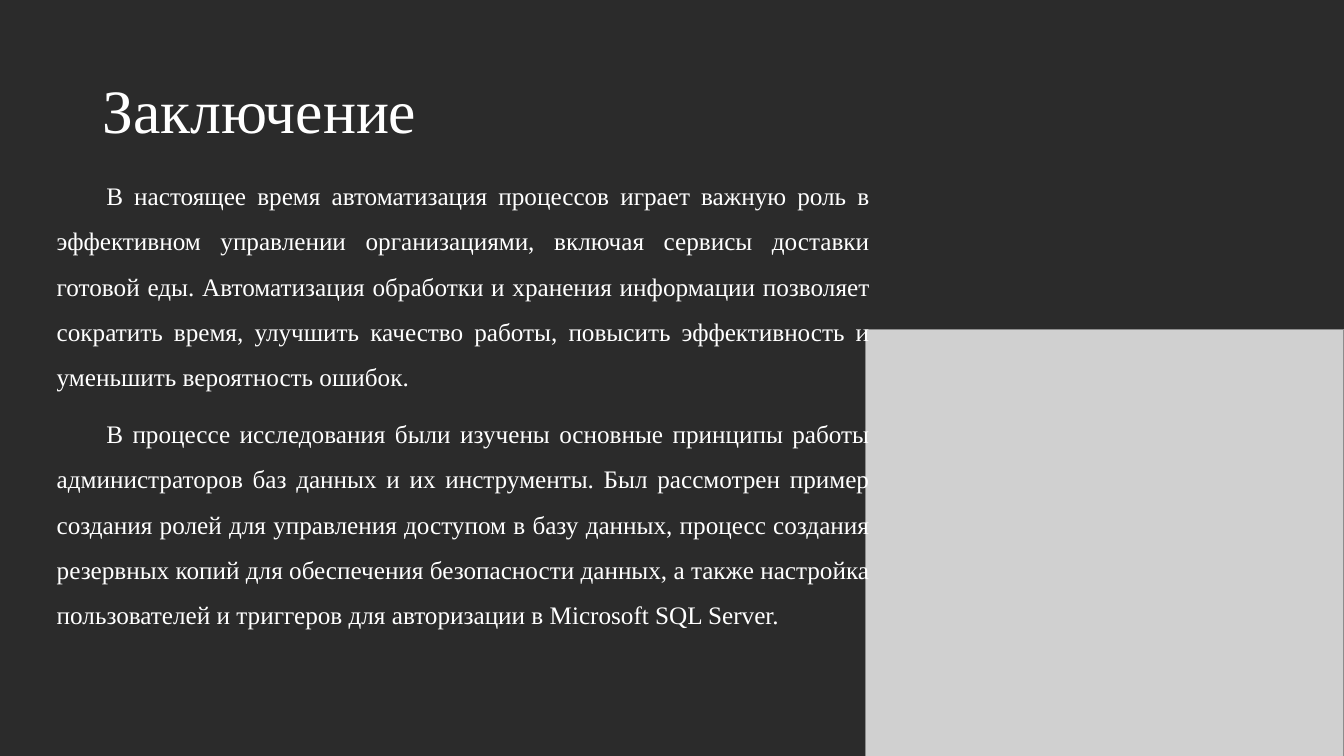
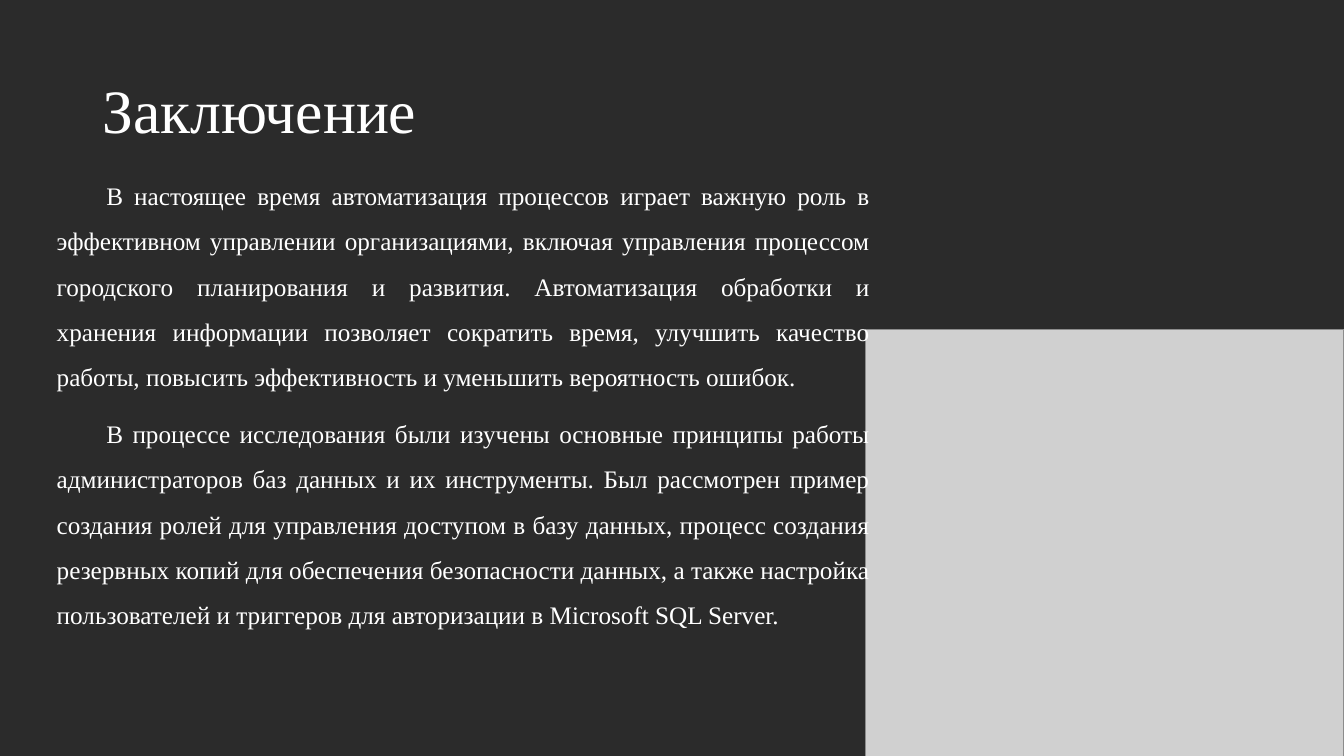
Before and after one commit to EVETuesday/UrbanPlanning, a slide deck: slide 8 of 07.01/07.01_Презентация_КириллинМаксим.pptx (slide 7 before the commit). Drawn at 1344x756 pixels with LibreOffice and Linux fonts; fonts in the diff are those of the drawing; grey boxes stand for pictures; background and template pictures are left out; a plain dark background stands for a picture behind light text. Boxes give left, top, right and bottom in pixels: in the first picture for what was removed or moved away, otherwise in the second. Text is boxed around its words. In the diff, an @@ line names an element or a change of style, - is before the commit and + after.

```diff
--- a/07.01/07.01_Презентация_КириллинМаксим.pptx
+++ b/07.01/07.01_Презентация_КириллинМаксим.pptx
@@ text at (x1=57, y1=188, x2=869, y2=392): text changed @@
-В настоящее время автоматизация процессов играет важную роль в эффективном управлении организациями, включая сервисы доставки готовой еды. Автоматизация обработки и хранения информации позволяет сократить время, улучшить качество работы, повысить эффективность и уменьшить вероятность ошибок.
+В настоящее время автоматизация процессов играет важную роль в эффективном управлении организациями, включая управления процессом городского планирования и развития. Автоматизация обработки и хранения информации позволяет сократить время, улучшить качество работы, повысить эффективность и уменьшить вероятность ошибок.
```
Also in this commit, not shown: 1 slide added, 3 other files.
